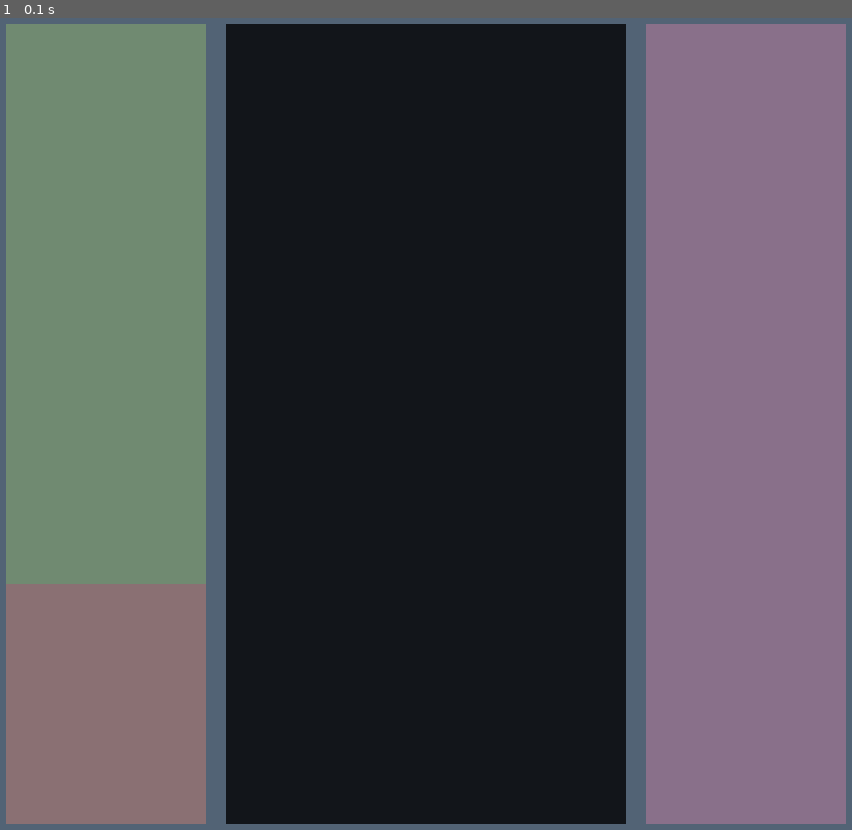
Above: before the commit, frame 1.
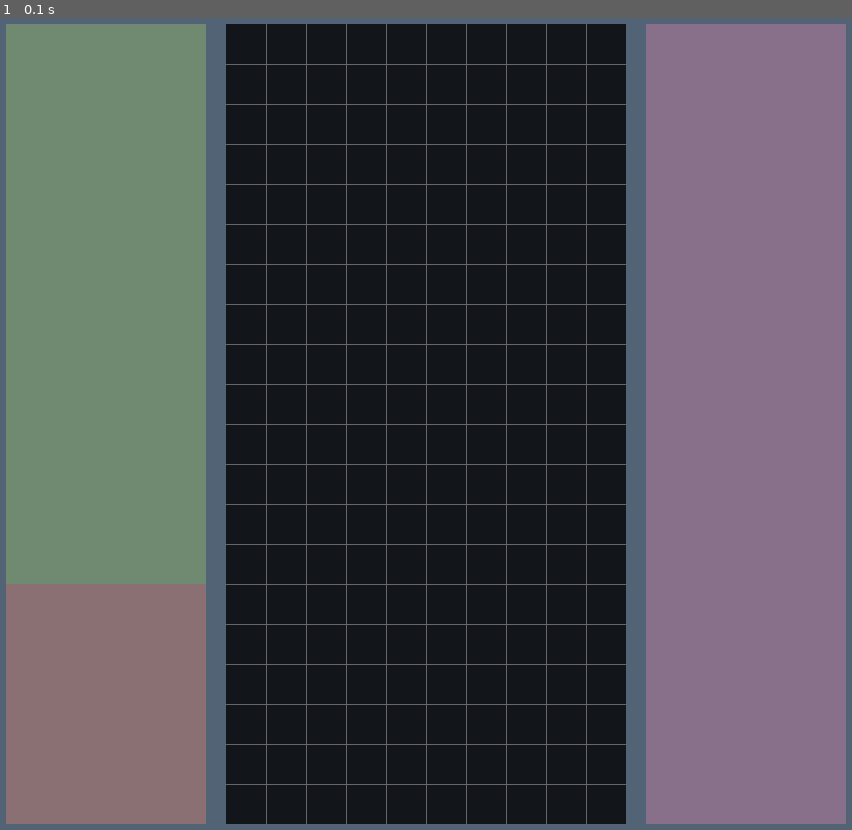
Above: after the commit, the same moment.

Repository: matiasmasjuan/Tetris-Pygame
Game: pygame game, started from main.py
Two runs of this game, one before a commit and one after it. Both use one fixed random seed, a clock stepped at 60 frames per second and the inputs below.
Inputs:
- Up to frame 1 (0.1 s): no input

The runs differ from the first frame. In frame 1, 2.1% of the frame differs, in the area x 26-74%, y 0-100%.

Commit message:
:art: Add Game Window Grid

Diff:
--- a/game.py
+++ b/game.py
@@ -5,6 +5,21 @@
         self.surface = pygame.Surface((GAME_WIDTH, GAME_HEIGHT))
         self.display_surface = pygame.display.get_surface()
 
+    def draw_game_grid(self) -> None:
+        for column in range(1, COLUMNS):
+            i = 0
+            j = column * CELL_SIZE
+            pygame.draw.line(self.surface, COLORS['GAME_LINE_COLOR'],
+                            start_pos=(j, i), end_pos=(j, self.surface.get_height()), width=1)
+
+        for row in range(1, ROWS):
+            i = row * CELL_SIZE
+            j = 0
+            pygame.draw.line(self.surface, COLORS['GAME_LINE_COLOR'],
+                            start_pos=(j, i), end_pos=(self.surface.get_width(), i), width=1)
+
+
     def run(self) -> None:
+        self.draw_game_grid()
         self.display_surface.blit(self.surface, (2 * WINDOW_PADDING + LEFT_SIDEBAR_WIDTH, WINDOW_PADDING))
         self.surface.fill(COLORS['GAME_BACKGROUND'])
--- a/parameters.py
+++ b/parameters.py
@@ -23,4 +23,5 @@
     'HOLDER_BACKGROUND': '#8a7073',
     'SCORE_BACKGROUND': '#708a71',
     'SEQUENCE_BACKGROUND': '#89708a',
+    'GAME_LINE_COLOR': '#666666',
 }
